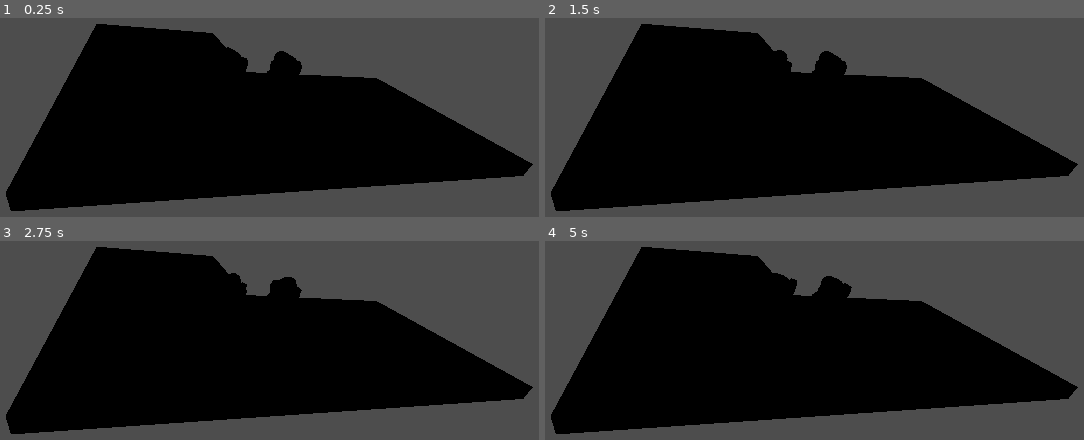
Above: before the commit, frames 1-4 (two rows, left to right).
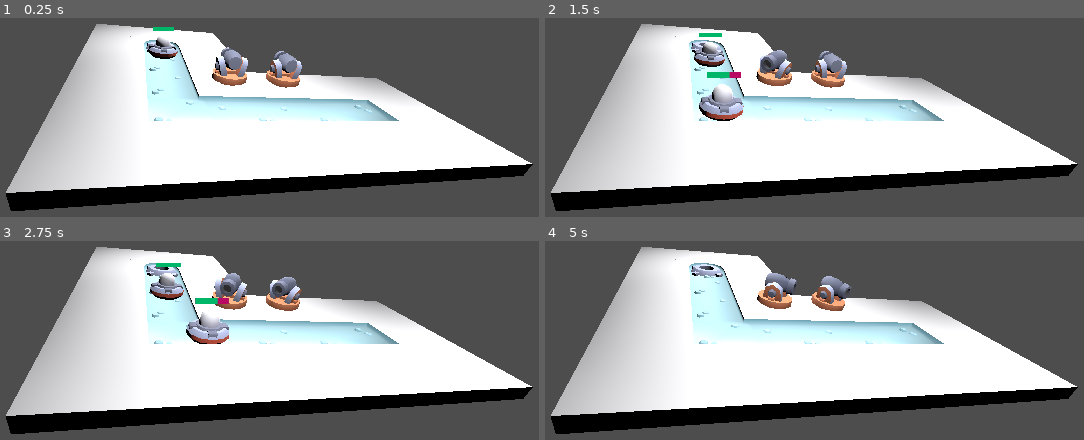
Above: after the commit, the same moments.

Repository: PatrikParkkonen/WinterTD
Game: Godot game, scene res://Scenes/world.tscn
Two runs of this game, one before a commit and one after it. Both use one fixed random seed, a clock stepped at 60 frames per second and the inputs below. The project has no main scene, so this scene is started directly.
Inputs:
- Up to frame 1 (0.25 s): no input
- Up to frame 2 (1.5 s): no input
- Up to frame 3 (2.75 s): no input
- Up to frame 4 (5 s): no input

The runs differ from the first frame. In frame 1, 48% of the frame differs, in the area x 1-99%, y 3-88%; in frame 2, 48%; in frame 3, 48%; in frame 4, 48%.

Commit message:
added health bars to enemies

Diff:
--- a/Mobs/ufo.tscn
+++ b/Mobs/ufo.tscn
@@ -1,10 +1,19 @@
-[gd_scene load_steps=4 format=3 uid="uid://c5m1emvj18llg"]
+[gd_scene load_steps=7 format=3 uid="uid://c5m1emvj18llg"]
 
 [ext_resource type="ArrayMesh" uid="uid://5wa5f4nsafbf" path="res://Models/enemy-ufo-a.obj" id="1_113rb"]
 [ext_resource type="Script" path="res://Scripts/enemy.gd" id="1_n62dw"]
 
 [sub_resource type="CylinderShape3D" id="CylinderShape3D_j0ort"]
 height = 0.84256
+
+[sub_resource type="StyleBoxFlat" id="StyleBoxFlat_4efh4"]
+bg_color = Color(0.728721, 0.053783, 0.382325, 1)
+
+[sub_resource type="StyleBoxFlat" id="StyleBoxFlat_0awr1"]
+bg_color = Color(0, 0.715519, 0.407189, 1)
+
+[sub_resource type="ViewportTexture" id="ViewportTexture_johk3"]
+viewport_path = NodePath("Enemy/SubViewport")
 
 [node name="UFO" type="PathFollow3D"]
 
@@ -18,3 +27,20 @@
 [node name="CollisionShape3D" type="CollisionShape3D" parent="Enemy"]
 transform = Transform3D(1, 0, 0, 0, 1, 0, 0, 0, 1, 0, 0.376729, 0)
 shape = SubResource("CylinderShape3D_j0ort")
+
+[node name="SubViewport" type="SubViewport" parent="Enemy"]
+size = Vector2i(72, 12)
+
+[node name="ProgressBar" type="ProgressBar" parent="Enemy/SubViewport"]
+offset_right = 177.0
+offset_bottom = 23.0
+scale = Vector2(0.40624, 0.583974)
+theme_override_styles/background = SubResource("StyleBoxFlat_4efh4")
+theme_override_styles/fill = SubResource("StyleBoxFlat_0awr1")
+value = 50.0
+show_percentage = false
+
+[node name="Sprite3D" type="Sprite3D" parent="Enemy"]
+transform = Transform3D(1, 0, 0, 0, 1, 0, 0, 0, 1, 0, 0.895849, 0)
+billboard = 1
+texture = SubResource("ViewportTexture_johk3")
--- a/Scenes/world.tscn
+++ b/Scenes/world.tscn
@@ -117,17 +117,14 @@
 
 [node name="OmniLight3D" type="OmniLight3D" parent="."]
 transform = Transform3D(1, 0, 0, 0, 1, 0, 0, 0, 1, 1.40018, 3, 0)
-visible = false
 light_energy = 5.0
 
 [node name="OmniLight3D2" type="OmniLight3D" parent="."]
 transform = Transform3D(1, 0, 0, 0, 1, 0, 0, 0, 1, 1.40018, 3, 4)
-visible = false
 light_energy = 5.0
 
 [node name="OmniLight3D3" type="OmniLight3D" parent="."]
 transform = Transform3D(1, 0, 0, 0, 1, 0, 0, 0, 1, 5.40018, 3, 4)
-visible = false
 light_energy = 5.0
 
 [connection signal="timeout" from="SpawnTimer" to="." method="_on_spawn_timer_timeout"]
--- a/Scripts/enemy.gd
+++ b/Scripts/enemy.gd
@@ -3,8 +3,15 @@
 
 @export var speed : int = 2
 @export var health : int = 15
+@export var max_health : int = 15
 
 @onready var Path : PathFollow3D = get_parent()
+@onready var health_bar := $SubViewport/ProgressBar
+
+func _ready():
+	# Initialize health bar
+	health_bar.value = health
+	health_bar.max_value = max_health
 
 func _physics_process(delta):
 	Path.set_progress(Path.get_progress() + speed * delta)
@@ -14,6 +21,7 @@
 
 func take_damage(damage : int) -> void:
 	health -= damage
+	health_bar.value = health  # Update the health bar
 
 	if health <= 0:
 		queue_free()
--- a/Scripts/world.gd
+++ b/Scripts/world.gd
@@ -4,6 +4,7 @@
 
 var enemies_to_spawn : int = 3
 var can_spawn : bool = true
+
 
 func _process(delta):
 	game_manager()
Not shown: 2 places in Scenes/world.tscn that only renumber resources
